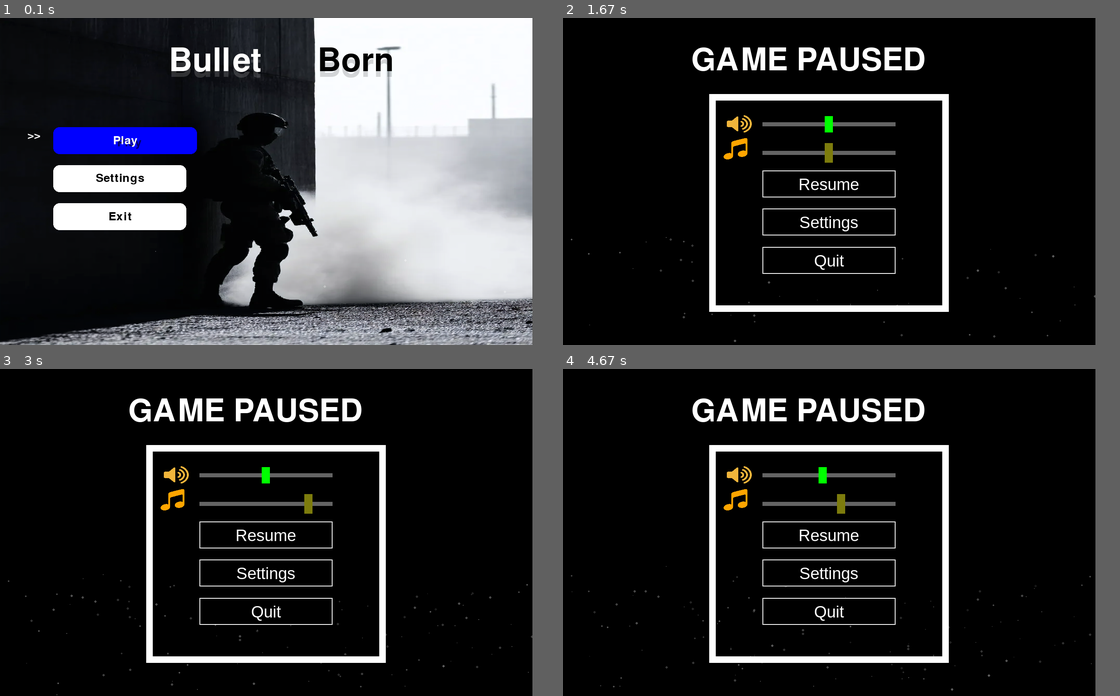
Above: before the commit, frames 1-4 (two rows, left to right).
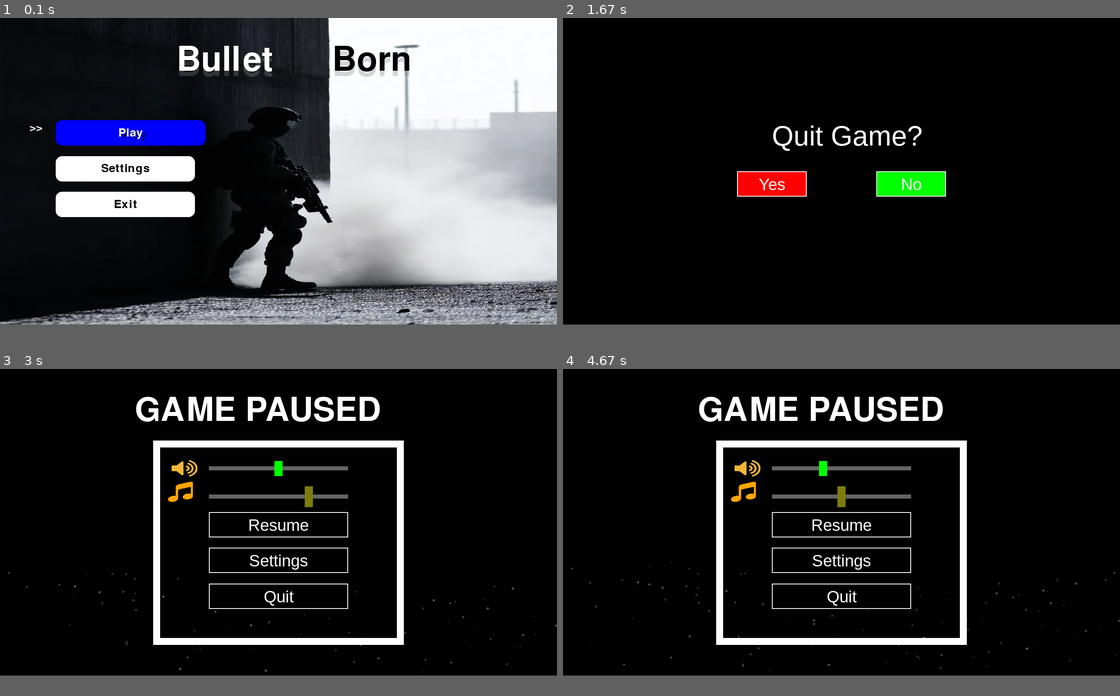
Above: after the commit, the same moments.

Repository: ML642/Pygame-Project
Game: pygame game, started from Maingame.py
Two runs of this game, one before a commit and one after it. Both use one fixed random seed, a clock stepped at 60 frames per second and the inputs below.
Inputs (mouse positions are in pixels of both pictures, inside the frame that each line leads up to):
- Up to frame 1 (0.1 s): no input
- Up to frame 2 (1.67 s): tap Enter at 0.33 s; hold Esc 0.67-1.13 s; hold Right 0.67-1.13 s; move the mouse to (819, 86) at 0.7 s; press the mouse at (841, 207) at 1.2 s; move the mouse to (841, 207) at 1.3 s; release the mouse at (841, 207) at 1.43 s; press the mouse at (841, 246) at 1.53 s; move the mouse to (752, 240) at 1.63 s
- Up to frame 3 (3 s): release the mouse at (94, 584) at 1.77 s; press the mouse at (345, 535) at 2.37 s; move the mouse to (412, 558) at 2.47 s; release the mouse at (473, 581) at 2.6 s; press the mouse at (278, 558) at 2.7 s; move the mouse to (306, 496) at 2.8 s; release the mouse at (339, 434) at 2.93 s
- Up to frame 4 (4.67 s): press the mouse at (841, 496) at 3.03 s; move the mouse to (780, 480) at 3.13 s; release the mouse at (718, 467) at 3.27 s; press the mouse at (841, 597) at 3.37 s; move the mouse to (830, 610) at 3.47 s; release the mouse at (819, 630) at 3.6 s; press the mouse at (908, 535) at 4.37 s; move the mouse to (824, 476) at 4.47 s; release the mouse at (735, 414) at 4.6 s
In our replay, the window is 1300x800 before the commit and 1360x750 after it. These sizes can differ from the game's own. Grey fills any space a smaller window leaves; there, only what the larger window draws over its background counts as a difference.

The runs differ from the first frame. In frame 1, 30% of the frame differs, in the area x 0-100%, y 0-100%; in frame 2, 8.9%; in frame 3, 11%; in frame 4, 11%.

Commit message:
resolution 1

Diff:
--- a/Maingame.py
+++ b/Maingame.py
@@ -1,6 +1,7 @@
 import pygame
 import random
 import math
+import os
 from player import Player
 from enemy import Enemy
 from camera import Camera
@@ -14,12 +15,12 @@
 pygame.init()
 screen_width = 800
 screen_height = 600
-
+os.environ['SDL_VIDEO_CENTERED'] = "1"
 BASE_WIDTH = 800
 BASE_HEIGHT = 600
 
-SELECTED_WIDTH = 800
-SELECTED_HEIGHT = 600
+SELECTED_WIDTH = 1360
+SELECTED_HEIGHT = 750
 
 scale_x = SELECTED_WIDTH / BASE_WIDTH
 scale_y = SELECTED_HEIGHT / BASE_HEIGHT
@@ -68,7 +69,7 @@
 floors = pygame.sprite.Group()
 kills = 0
 
-camera = Camera(800 * scale_x,600 * scale_y , 12000 * scale_x,12000 * scale_y)
+camera = Camera(800 * scale_x,600 * scale_y , 12000 * scale_x,12000 * scale_y, scale_x , scale_y)
 
 # technical debt
 floors.add(Floor(50 * scale_x,50 * scale_y))
@@ -88,7 +89,7 @@
         floors.add(Floor_Hallway( (x + 250)* scale_x , (y -  230)* scale_y   , 210* scale_x , 255 * scale_y ))
 
 
-player = Player()
+player = Player(scale_x,scale_y)
 #############################
 walls = generate_room(int((-300 - ROOM_WIDTH) * scale_x),int( 50 * scale_y), 7, 1 )  # initiate first room
 floors.add(Floor((-300 - ROOM_WIDTH) * scale_x, 50 * scale_y))
@@ -115,10 +116,11 @@
 
 player.rect.center = ( -250 * scale_x ,(50 + ROOM_HEIGHT / 2 )* scale_y )  # - move the player to the room
 
-Main_menu()
+Main_menu(SELECTED_WIDTH , SELECTED_HEIGHT)
 
 pygame.mouse.set_visible(True)
 while running:
+
     #print(enemies_counter)
         screen.fill(BLACK)
         for event in pygame.event.get():
@@ -128,7 +130,7 @@
             elif event.type == pygame.KEYDOWN:
                 if event.key == pygame.K_ESCAPE:
                     paused = True
-                    pause_menu()
+                    pause_menu(scale_x , scale_y)
                 elif event.key == pygame.K_e: # Added "E" hotkey to pick up items.
                     for drop in drops:
                         if player.rect.colliderect(drop.rect):
@@ -160,7 +162,7 @@
                 x = random.randint(room.rect.x, room.rect.x  + int(ROOM_WIDTH - 160 * scale_x))
 
                 y = random.randint(room.rect.y, room.rect.y  + int(ROOM_HEIGHT - (160)*scale_y))
-                enemy = Enemy(x, y,drops)
+                enemy = Enemy(x, y,drops,scale_x , scale_y)
 
                 if not any(enemy.rect.colliderect(wall.rect) for wall in walls):
                     enemies.add(enemy)
@@ -171,8 +173,8 @@
         mouse_buttons = pygame.mouse.get_pressed()
         if mouse_buttons[0]:  # Left click
     # Get mouse position in WORLD coordinates
-          mouse_world_x = pygame.mouse.get_pos()[0] / scale_x - camera.camera.x # i am sceptical about this resolution fix
-          mouse_world_y = pygame.mouse.get_pos()[1] /scale_y- camera.camera.y
+          mouse_world_x = pygame.mouse.get_pos()[0]  - camera.camera.x # i am sceptical about this resolution fix
+          mouse_world_y = pygame.mouse.get_pos()[1] - camera.camera.y
 
     # Calculate direction relative to player's WORLD position
           dx = mouse_world_x - player.rect.centerx
@@ -243,10 +245,20 @@
         health_text = font.render(f"Hearts: {int(player.health)}", True, WHITE)
         coordinates  = font.render(f"Player coordinates: X  {int(player.rect.x)} Y  {int(player.rect.y)}", True, WHITE)
 
-        draw_health_bar(screen,player.health, player.max_health)
+        draw_health_bar(screen,player.health, player.max_health,scale_x , scale_y)
         screen.blit(coordinates, (20 * scale_x, 50 * scale_y))
         if player.health <= 1:
             pygame.quit()
+        # Debugging information
+        font_debug = pygame.font.SysFont(None, int(24 * scale_x))  # Smaller font for debugging
+        mouse_world_text = font_debug.render(f"Mouse World: ({int(mouse_world_x)}, {int(mouse_world_y)})", True, WHITE)
+        player_position_text = font_debug.render(f"Player Position: ({int(player.rect.centerx)}, {int(player.rect.centery)})", True, WHITE)
+        direction_text = font_debug.render(f"Direction: ({round(dx, 2)}, {round(dy, 2)})", True, WHITE)
+
+        # Display debugging information on the screen
+        screen.blit(mouse_world_text, (20 * scale_x, 100 * scale_y))
+        screen.blit(player_position_text, (20 * scale_x, 130 * scale_y))
+        screen.blit(direction_text, (20 * scale_x, 160 * scale_y))
 
         pygame.display.flip()
         clock.tick(60)
--- a/UI_components.py
+++ b/UI_components.py
@@ -9,12 +9,12 @@
 WHITE = (255, 255, 255)
 
 
-def draw_health_bar(surface, current_hp, max_hp):
-    bg_rect = pygame.Rect(20, 20, 200 , 20)
+def draw_health_bar(surface, current_hp, max_hp, scale_x = 2 , scale_y = 2):
+    bg_rect = pygame.Rect(20* scale_x, 20 * scale_y, 200 * scale_x , 20 * scale_y)
     pygame.draw.rect(surface, WHITE, bg_rect)
 
-    health_width = int((current_hp / max_hp) * 200)
-    health_rect = pygame.Rect(20, 20, health_width, 20 )
+    health_width = int((current_hp / max_hp) * 200 * scale_x)
+    health_rect = pygame.Rect(20 * scale_x, 20 * scale_y, health_width, 20 * scale_y )
 
     pygame.draw.rect(surface, RED, health_rect)
     pygame.draw.rect(surface, BLACK, bg_rect, 2)
--- a/camera.py
+++ b/camera.py
@@ -1,22 +1,25 @@
 import pygame
 class Camera:
-    def __init__(self, screen_width, screen_height, world_width, world_height):
+    def __init__(self, screen_width, screen_height, world_width, world_height,scale_x =1  , scale_y =1 ):
         self.camera = pygame.Rect(0, 0, screen_width, screen_height)
         self.screen_width = screen_width
         self.screen_height = screen_height
         self.world_width = world_width
         self.world_height = world_height
 
+        self.scale_x = scale_x
+        self.scale_y = scale_y
+
     def apply(self, entity):
         return entity.rect.move(self.camera.topleft)
 
     def update(self, target):
-        x = -target.rect.centerx + self.screen_width // 2
-        y = -target.rect.centery + self.screen_height // 2
+        x = -target.rect.centerx + (self.screen_width // 2) / self.scale_x
+        y = -target.rect.centery + (self.screen_height // 2) / self.scale_y
 
         # Limit camera to world bounds
 
-        x = max(-(self.world_width - self.screen_width), x)  # Right
-        y = max(-(self.world_height - self.screen_height), y)  # Bottom
+        x = max(-(self.world_width - self.screen_width) /self.scale_x, x)  # Right
+        y = max(-(self.world_height - self.screen_height) / self.scale_y, y)  # Bottom
 
-        self.camera = pygame.Rect(x, y, self.world_width, self.world_height)
+        self.camera = pygame.Rect(x, y, self.world_width / self.scale_x, self.world_height / self.scale_y)
--- a/enemy.py
+++ b/enemy.py
@@ -11,10 +11,10 @@
 
 
 class Enemy(pygame.sprite.Sprite):
-    def __init__(self, x, y, drops):
+    def __init__(self, x, y, drops , scale_x = 1, scale_y = 1):
         super().__init__()
         self.orig = pygame.image.load('images/Soldier1.png').convert_alpha()
-        self.image = pygame.transform.scale(self.orig, (50, 50))
+        self.image = pygame.transform.scale(self.orig, (50 * scale_x, 50 * scale_y))
         self.rect = self.image.get_rect(center=(x, y))
         self.speed = (random.uniform(1,2))
         self.health = 3
--- a/player.py
+++ b/player.py
@@ -3,13 +3,13 @@
 import math
 
 class Tear(pygame.sprite.Sprite):
-    def __init__(self, x, y, direction):
+    def __init__(self, x, y, direction , scale_x =1 ,scale_y = 1):
         super().__init__()
         self.orig = pygame.image.load('images/bullet.png').convert_alpha()
 
-        self.image = pygame.transform.scale(self.orig,(20,20))
+        self.image = pygame.transform.scale(self.orig,(20 * scale_x,20 * scale_y))
 
-        self.rect = self.image.get_rect(center=(x, y))
+        self.rect = self.image.get_rect(center=(x , y ))
 
         self.speed = 7
         self.direction = direction
@@ -29,11 +29,13 @@
 WHITE = (255, 255, 255)
 
 class Player(pygame.sprite.Sprite):
-    def __init__(self):
+    def __init__(self,scale_x = 1 ,scale_y = 1):
         super().__init__()
         self.orig = pygame.image.load('images/player.png').convert_alpha()
+        self.scale_x = scale_x
+        self.scale_y = scale_y
 
-        self.image = pygame.transform.scale(self.orig,(50,50))
+        self.image = pygame.transform.scale(self.orig,(50 * scale_x,50 * scale_y))
         self.original_image = self.image
         self.rect = self.image.get_rect(center=(400, 300))
         self.speed = 5
@@ -46,14 +48,14 @@
         keys = pygame.key.get_pressed()
         dx, dy = 0, 0
 
-        if keys[pygame.K_LEFT]: dx -= self.speed
-        if keys[pygame.K_RIGHT]: dx += self.speed
-        if keys[pygame.K_UP]: dy -= self.speed
-        if keys[pygame.K_DOWN]: dy += self.speed
+        if keys[pygame.K_LEFT]: dx -= self.speed  * self.scale_x
+        if keys[pygame.K_RIGHT]: dx += self.speed * self.scale_x
+        if keys[pygame.K_UP]: dy -= self.speed *  self.scale_y
+        if keys[pygame.K_DOWN]: dy += self.speed * self.scale_y
 
         # Diagonal movement normalization
         if dx != 0 and dy != 0:
-            dx *= 0.7071  # 1/sqrt(2)
+            dx *= 0.7071    # 1/sqrt(2)
             dy *= 0.7071
 
         # Wall collision
@@ -80,7 +82,7 @@
 
     def shoot(self, direction):
         if self.shot_cooldown == 0:
-            tear = Tear(self.rect.centerx, self.rect.centery, direction)
+            tear = Tear(self.rect.centerx, self.rect.centery, direction,self.scale_x ,self.scale_y)
             angle = math.degrees(math.atan2(-direction[1], direction[0]))
             tear.image = pygame.transform.rotate(tear.image, angle)
             self.tears.append(tear)
--- a/room_generation.py
+++ b/room_generation.py
@@ -1,7 +1,7 @@
 import pygame
 import random
 
-ROOM_WIDTH, ROOM_HEIGHT = 700, 500
+ROOM_WIDTH, ROOM_HEIGHT = 700 , 500
 
 
 #ROOMS FORM
@@ -17,7 +17,7 @@
 #10 : top only
 #11 : top and right
 class Room (pygame.sprite.Sprite) :
-    def __init__ (self, x , y , enemies_counter):
+    def __init__ (self, x , y , enemies_counter, scale_x =1 , scale_y =1):
         super().__init__()
 
         self.clear = False
